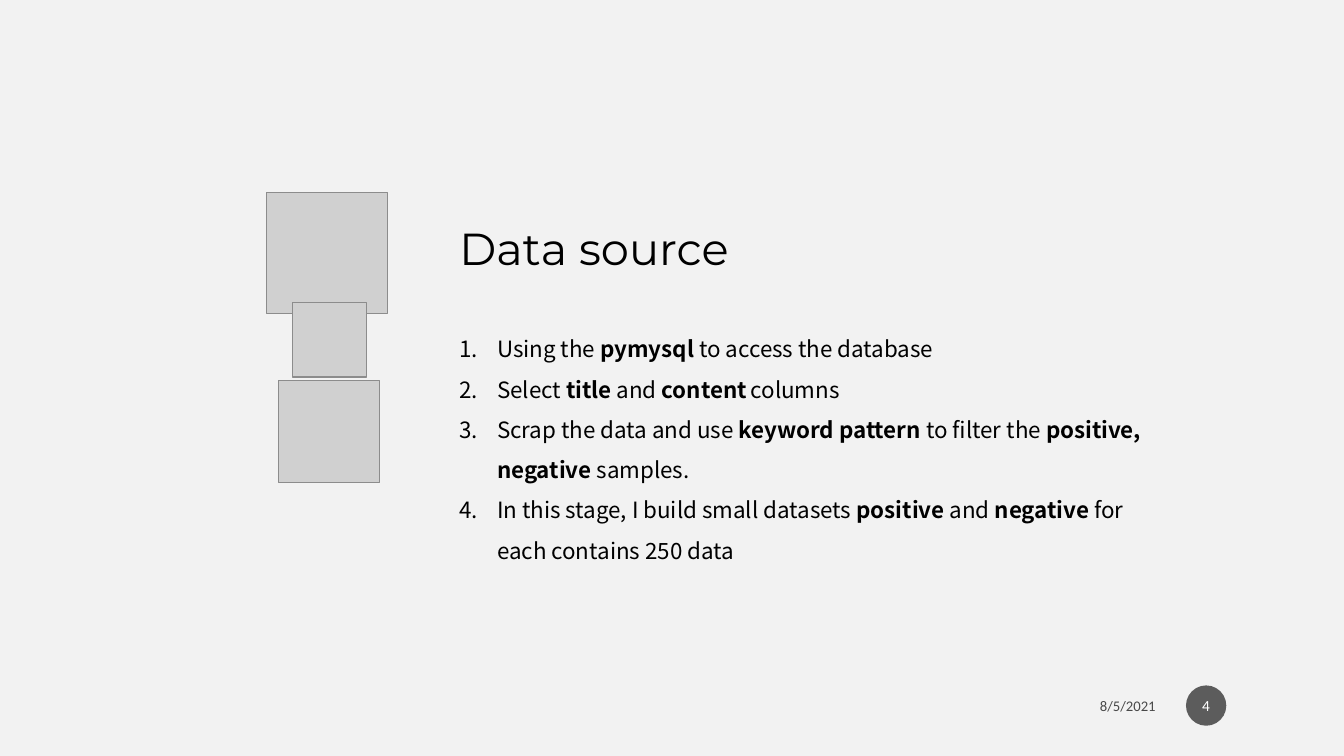
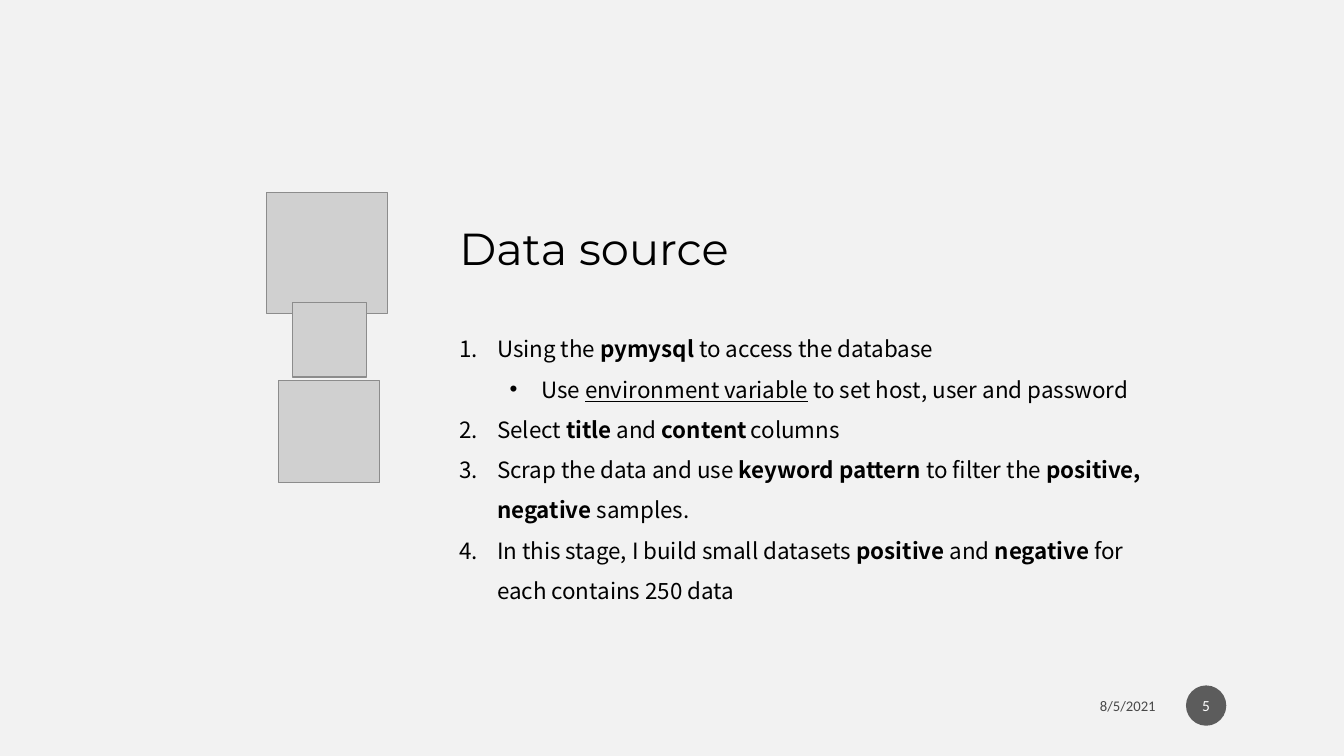
Before and after one commit to Weber12321/AD-classifier-side-project, a slide deck: slide 5 of AD_classifier.pptx (slide 4 before the commit). Drawn at 1344x756 pixels with LibreOffice and Linux fonts; fonts in the diff are those of the drawing; grey boxes stand for pictures; background and template pictures are left out. Boxes give left, top, right and bottom in pixels: in the first picture for what was removed or moved away, otherwise in the second. Text is boxed around its words. In the diff, an @@ line names an element or a change of style, - is before the commit and + after.

```diff
--- a/AD_classifier.pptx
+++ b/AD_classifier.pptx
@@ text at <box>541,380,1129,403</box>: paragraph added @@
+  • Use environment variable to set host, user and password
@@ page number at <box>1202,701,1210,711</box>: text changed @@
-4
+5
```
Also in this commit, not shown: 5 other slides changed, 2 slides added, 1 slide removed, 8 other files.
